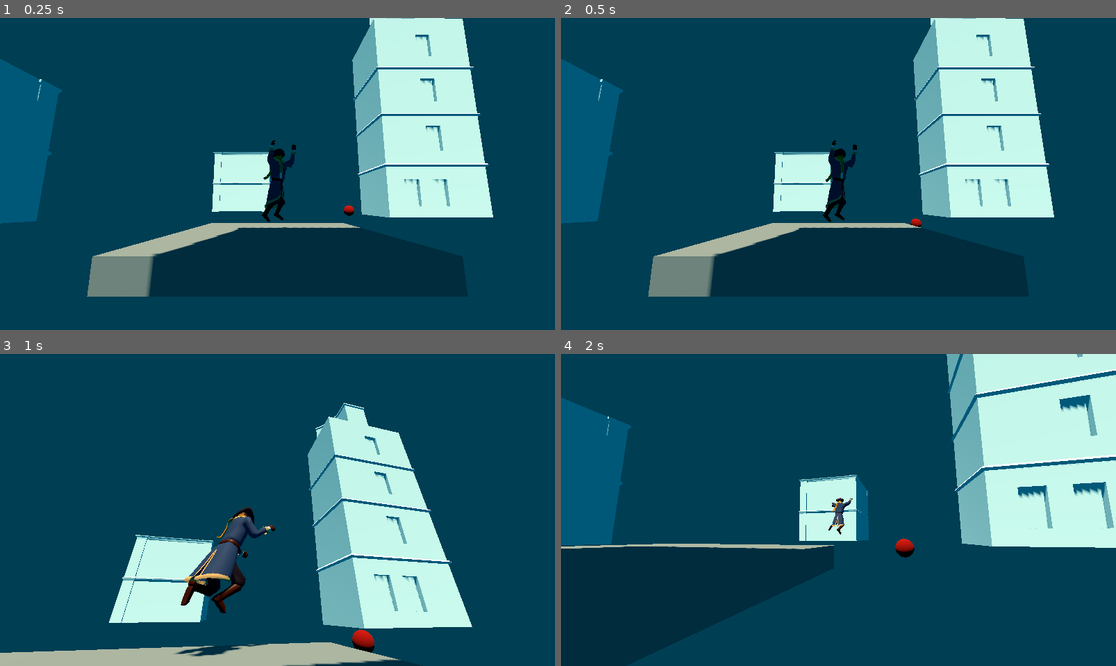
Above: before the commit, frames 1-4 (two rows, left to right).
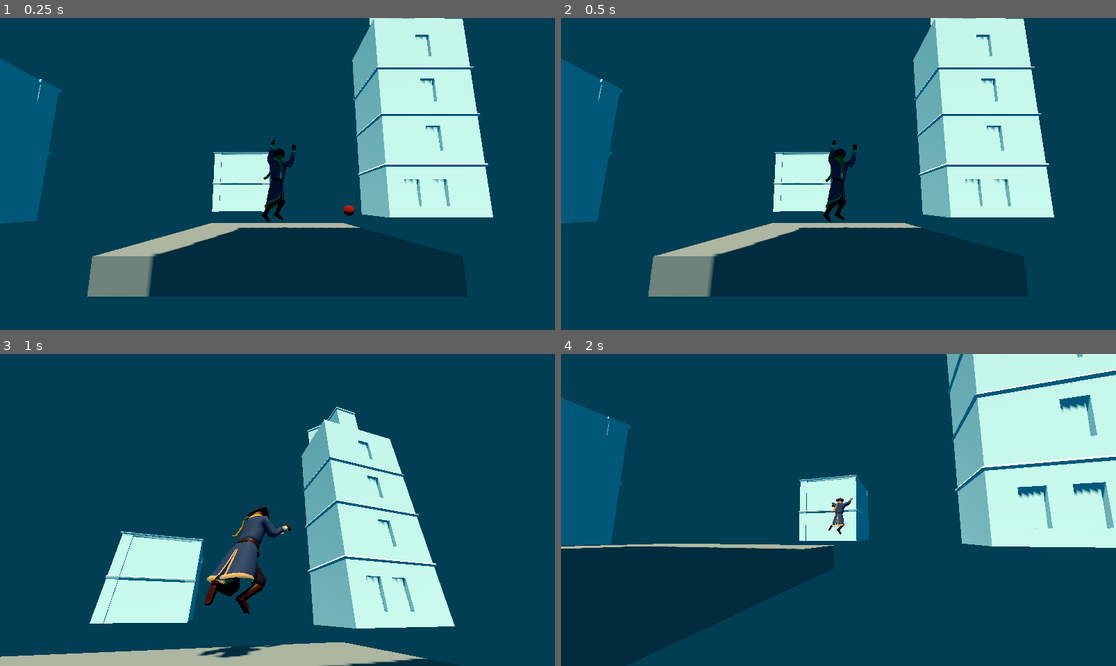
Above: after the commit, the same moments.

Repository: Paladinking/Trekorn
Game: Godot game, scene res://ScenesAndScripts/main.tscn
The game is run twice, just before and just after one commit, with the same random seed, the same clock (stepped at 60 frames per second) and the same inputs.
Inputs (mouse positions are in pixels of both pictures, inside the frame that each line leads up to):
- Up to frame 1 (0.25 s): no input
- Up to frame 2 (0.5 s): no input
- Up to frame 3 (1 s): tap Enter at 0.5 s; move the mouse to (305, 510) at 0.52 s; press the mouse at (305, 510) at 0.53 s; hold W (go_forward) from 0.53 s (still down); tap Space (jump) at 0.77 s
- Up to frame 4 (2 s): keep holding W (go_forward); move the mouse to (810, 510) at 1.27 s; release the mouse at (810, 510) at 1.28 s; right-click (810, 510) at 1.35 s; tap Space (jump) at 1.52 s; click (810, 510) at 1.55 s

Frame 1 is identical in both runs. In frame 2, less than 0.1% of the frame differs, in the area x 62-65%, y 64-68%; in frame 3, 11%, in the area x 0-86%, y 15-100%; in frame 4, 0.2%.

Commit message:
Better shooting

Diff:
--- a/ScenesAndScripts/Characters/bullet.gd
+++ b/ScenesAndScripts/Characters/bullet.gd
@@ -2,9 +2,17 @@
 
 # Called when the node enters the scene tree for the first time.
 func _ready():
+	contact_monitor = true
+	max_contacts_reported = 1
+	body_entered.connect(_on_body_entered)
 	pass # Replace with function body.
 
 
 # Called every frame. 'delta' is the elapsed time since the previous frame.
 func _process(delta):
 	pass
+
+
+func _on_body_entered(body):
+	queue_free()
+	print("Headshot!")
--- a/ScenesAndScripts/Characters/bullet.tscn
+++ b/ScenesAndScripts/Characters/bullet.tscn
@@ -1,4 +1,6 @@
-[gd_scene load_steps=4 format=3 uid="uid://d36jvboyckstd"]
+[gd_scene load_steps=5 format=3 uid="uid://d36jvboyckstd"]
+
+[ext_resource type="Script" path="res://ScenesAndScripts/Characters/bullet.gd" id="1_dd3aw"]
 
 [sub_resource type="StandardMaterial3D" id="StandardMaterial3D_2cis1"]
 albedo_color = Color(0.690196, 0, 0, 1)
@@ -13,6 +15,7 @@
 
 [node name="Bullet" type="RigidBody3D"]
 linear_velocity = Vector3(1, 0.1, 0)
+script = ExtResource("1_dd3aw")
 
 [node name="MeshInstance3D" type="MeshInstance3D" parent="."]
 mesh = SubResource("SphereMesh_iigdc")
--- a/ScenesAndScripts/Characters/player.gd
+++ b/ScenesAndScripts/Characters/player.gd
@@ -170,8 +170,8 @@
 	var max_dist = CAMERA_MAX_DISTANCE
 	if shoulder_cam:
 		max_dist = SHOULDER_MAX_DISTANCE
-		$CameraRay.position = Vector3(0.8, 1.5, 0).rotated(Vector3.UP, $Model.rotation.y)
-		camera_target_position = Vector3(0.8, 1.5, 0).rotated(Vector3.UP, $Model.rotation.y)
+		$CameraRay.position = Vector3(0.5, 1.5, 0).rotated(Vector3.UP, $Model.rotation.y)
+		camera_target_position = Vector3(0.5, 1.5, 0).rotated(Vector3.UP, $Model.rotation.y)
 	else:
 		$CameraRay.position = Vector3(0, 1.5, 0)
 		camera_target_position = Vector3(0, 1.5, 0)
@@ -182,7 +182,7 @@
 		sin(camera_angle_x) * cos(camera_angle_y)
 	) * max_dist
 	if shoulder_cam:
-		camera_position += Vector3(1, 0, 0).rotated(Vector3.UP, $Model.rotation.y)
+		camera_position += Vector3(0.5, 0, 0).rotated(Vector3.UP, $Model.rotation.y)
 	$Camera.position = camera_position
 	$Camera.look_at(global_position + camera_target_position)
 	$CameraRay.target_position = camera_position
@@ -209,11 +209,11 @@
 		#print("Collission Lower")
 	#if $Model/UpperClimbRay.is_colliding():
 		#print("Collission upper")
-	if Input.is_action_pressed("shoot") and shoot_cooldown <= 0:
+	if shoulder_cam and Input.is_action_pressed("shoot") and shoot_cooldown <= 0:
 		var b = bullet.instantiate()
-		var dir: Vector3 = -$Model.global_basis.z
-		b.position = Vector3(position.x, position.y + 1, position.z) + 2 * dir
-		b.linear_velocity = 500 * dir
+		var dir: Vector3 = (camera_target_position - camera_position).normalized()
+		b.position = to_global(camera_target_position + 2 * dir)
+		b.linear_velocity = to_global(500 * dir)
 		get_tree().root.add_child(b)
 		shoot_cooldown = SHOOT_COOLDOWN
 	shoot_cooldown -= delta
